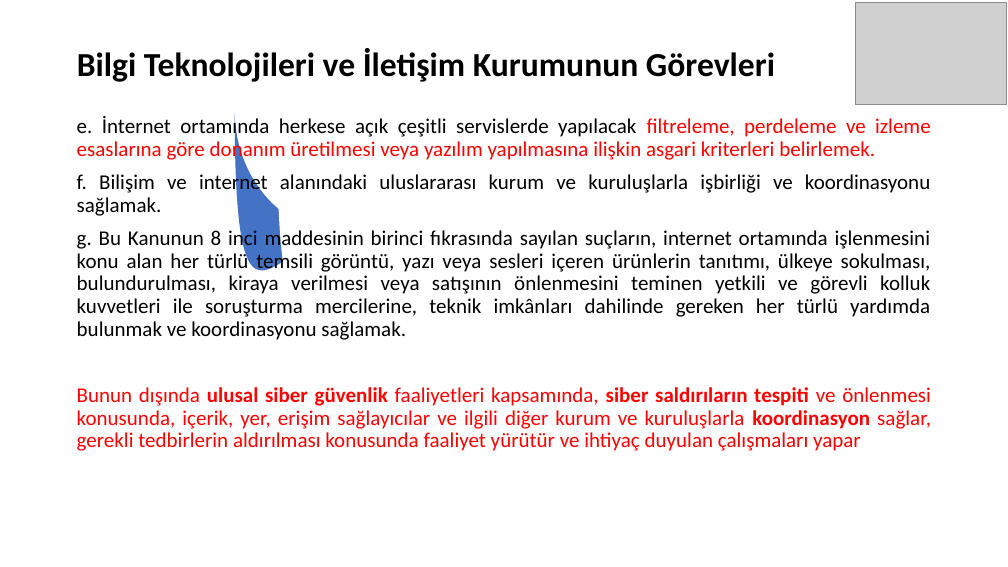
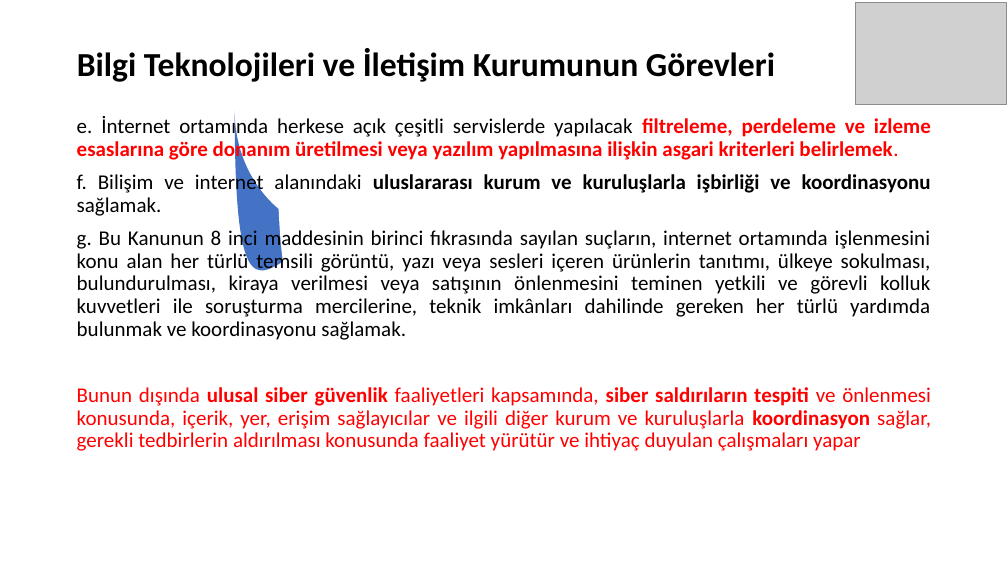
Before and after one commit to SevdanurGENC/IT-Law-Lecture-Notes, a slide deck: slide 8 of Bilisim-Hukuku/05. Bolum - BilisimHukuku.ppt. Drawn at 1008x567 pixels with LibreOffice and Linux fonts; fonts in the diff are those of the drawing; grey boxes stand for pictures. Boxes give left, top, right and bottom in pixels: in the first picture for what was removed or moved away, otherwise in the second. Text is boxed around its words. In the diff, an @@ line names an element or a change of style, - is before the commit and + after.

```diff
--- a/Bilisim-Hukuku/05. Bolum - BilisimHukuku.ppt
+++ b/Bilisim-Hukuku/05. Bolum - BilisimHukuku.ppt
@@ text at bbox=[77, 116, 931, 216]: bold on in "filtreleme, perdeleme ve izleme esaslarına göre donanım ...", "uluslararası kurum ve kuruluşlarla işbirliği ve koordinasyon ..." @@
```
Also in this commit, not shown: 10 other slides changed.
